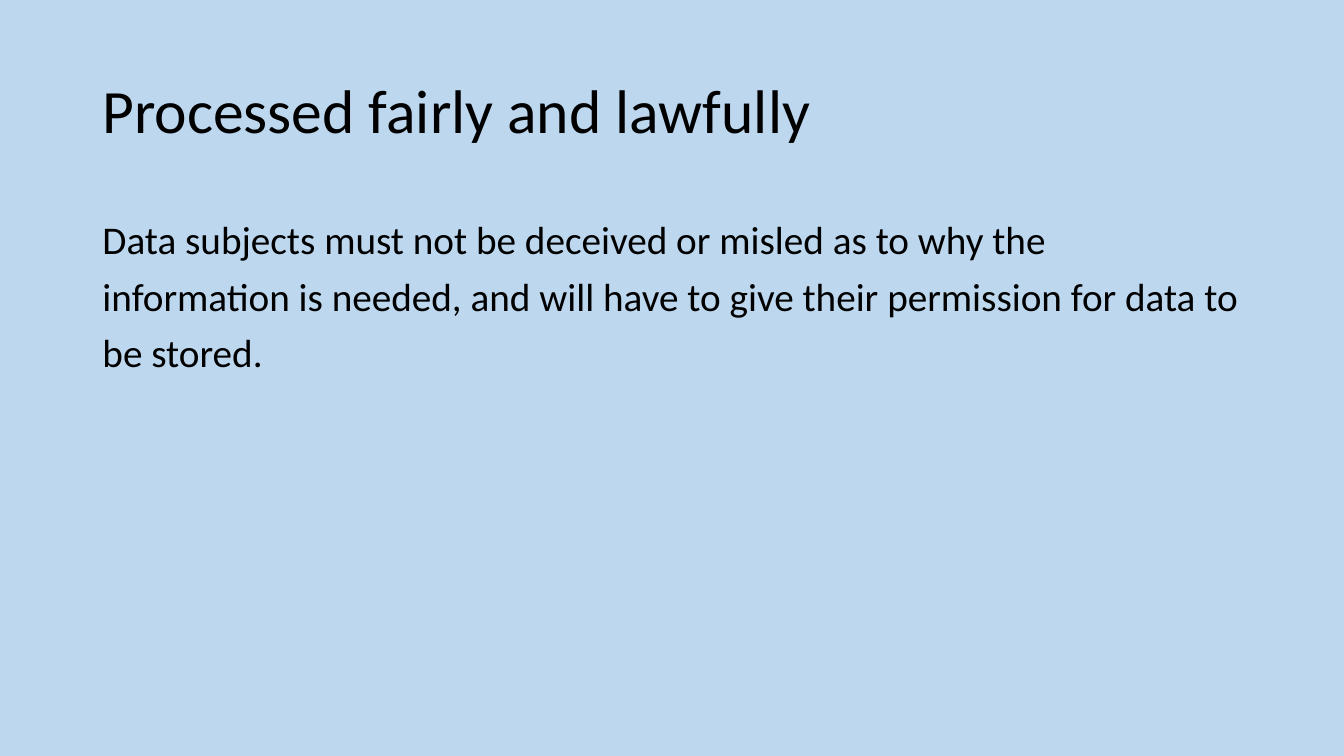
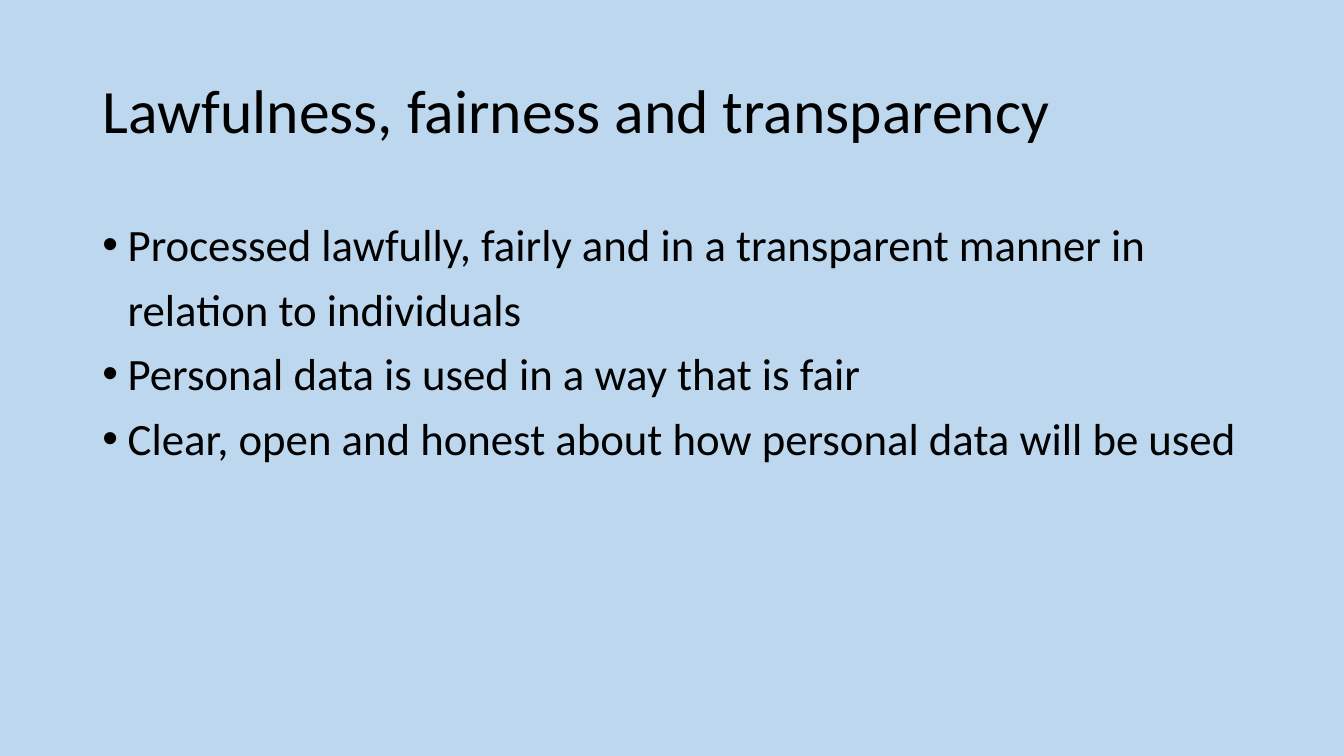
Before and after one commit to MrFriendCS/MrFriendCS.github.io, a slide deck: slide 191 of n5/ddd/N5 CS DDD Slides.pptx (slide 192 before the commit). Drawn at 1344x756 pixels with LibreOffice and Linux fonts; fonts in the diff are those of the drawing. Boxes give left, top, right and bottom in pixels: in the first picture for what was removed or moved away, otherwise in the second. Text is boxed around its words. In the diff, an @@ line names an element or a change of style, - is before the commit and + after.

```diff
--- a/n5/ddd/N5 CS DDD Slides.pptx
+++ b/n5/ddd/N5 CS DDD Slides.pptx
@@ title at [102,90,1049,143]: text changed @@
-Processed fairly and lawfully
+Lawfulness, fairness and transparency
@@ text at [128,230,1235,463]: text changed; size 28 to 32 pt @@
-Data subjects must not be deceived or misled as to why the information is needed, and will have to give their permission for data to be stored.
+• Processed lawfully, fairly and in a transparent manner in relation to individuals
+• Personal data is used in a way that is fair
+• Clear, open and honest about how personal data will be used
```
Also in this commit, not shown: 7 other slides changed, 1 slide added, 2 slides removed, 1 other file.
